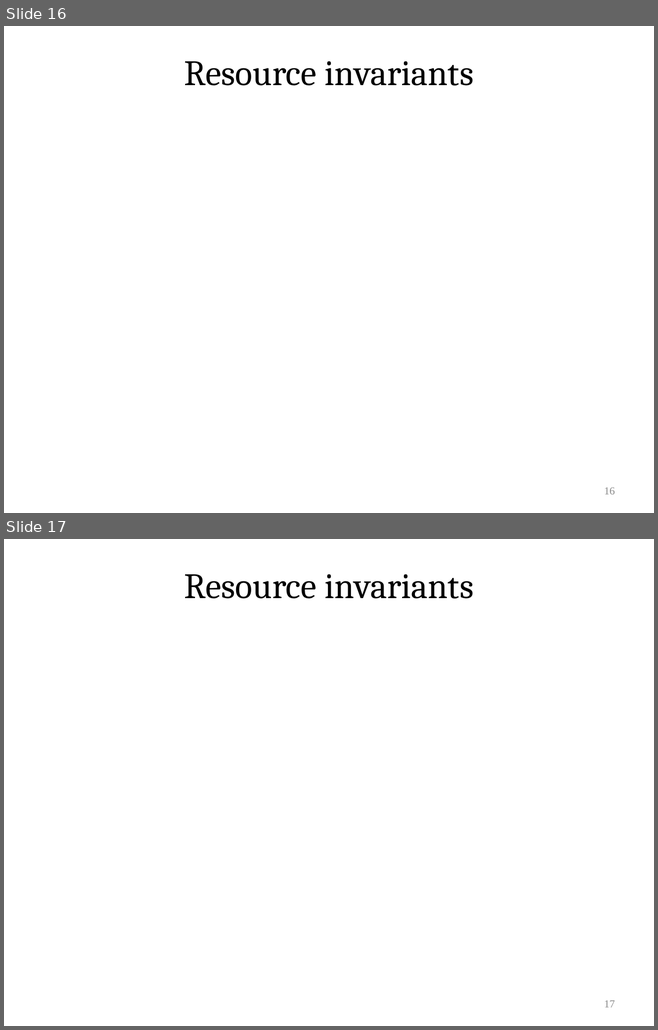
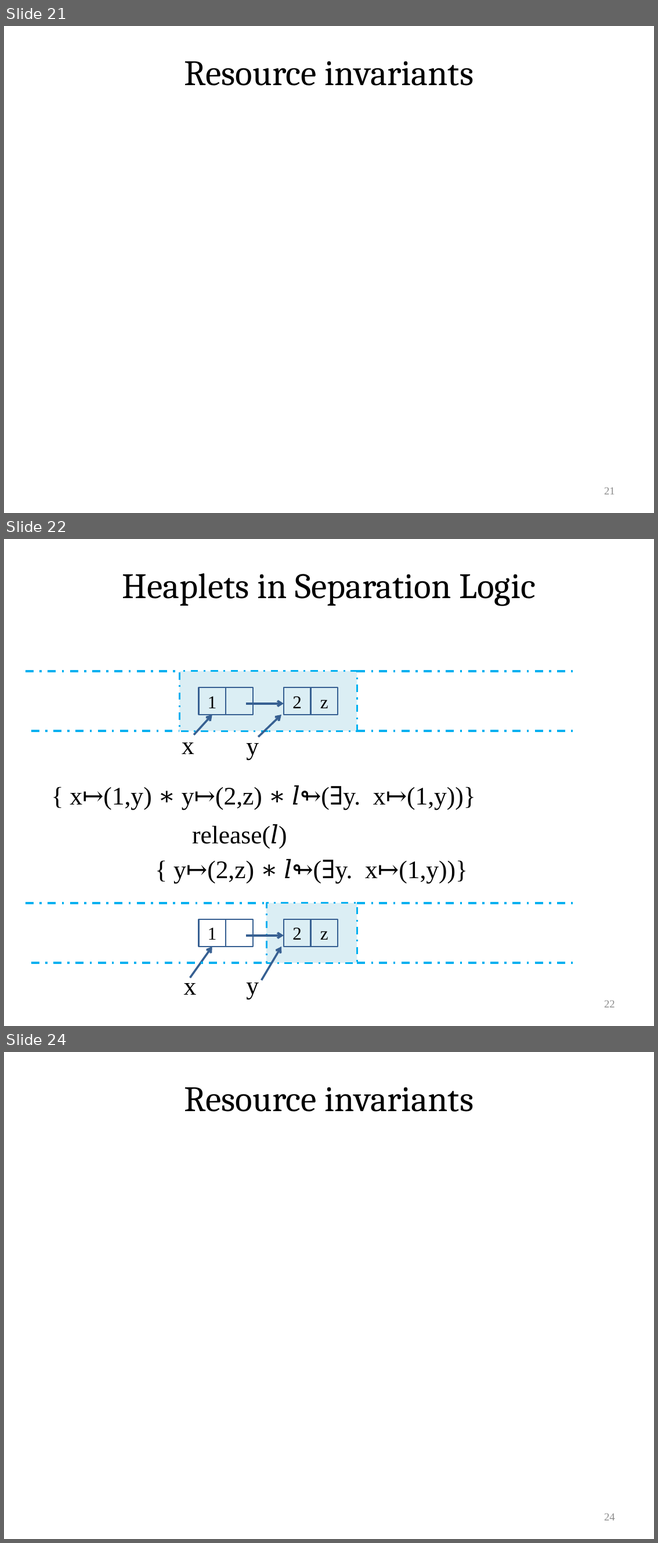
Before and after one commit to VeriNum/pardotprod, a slide deck: doc/Parallel Dot Product.pptx. Shown one above the other, each under a label of ours: slides 16 and 17 before the commit, slides 21, 22 and 24 after it; the slides between them are not shown. The pictures are 658x1030 and 658x1543 pixels, drawn with LibreOffice and Linux fonts; fonts in the diff are those of the drawing; grey boxes stand for pictures. Boxes give left, top, right and bottom in pixels: in the first picture for what was removed or moved away, otherwise in the second. Text is boxed around its words. In the diff, an @@ line names an element or a change of style, - is before the commit and + after.

```diff
--- a/doc/Parallel Dot Product.pptx
+++ b/doc/Parallel Dot Product.pptx
@@ slide 22 added at (x1=4, y1=539, x2=654, y2=1026), background #FFFFFF @@
@@ title added at (x1=122, y1=573, x2=535, y2=606), 39.6 pt, text #000000 @@
+Heaplets in Separation Logic
@@ line added from (25, 671) to (179, 671), #00B0F0 2.25 pt dashed @@
@@ rectangle added at (x1=179, y1=671, x2=357, y2=730), fill #DBEEF4, outline #00B0F0 2 pt dashed @@
@@ line added from (357, 671) to (572, 671), #00B0F0 2.25 pt dashed @@
@@ rectangle added at (x1=199, y1=687, x2=226, y2=715), outline #376092 1.5 pt, 20 pt, text #000000 @@
+1
@@ rectangle added at (x1=226, y1=687, x2=253, y2=715), outline #376092 1.5 pt @@
@@ rectangle added at (x1=284, y1=687, x2=311, y2=715), outline #376092 1.5 pt, 20 pt, text #000000 @@
+2
@@ rectangle added at (x1=311, y1=687, x2=338, y2=715), outline #376092 1.5 pt, 20 pt, text #000000 @@
+z
@@ arrow added from (246, 703) to (284, 703), #376092 2.25 pt @@
@@ arrow added from (194, 735) to (212, 714), #376092 2.25 pt @@
@@ arrow added from (258, 737) to (281, 714), #376092 2.25 pt @@
@@ line added from (31, 732) to (179, 732), #00B0F0 2.25 pt dashed @@
@@ text added at (x1=181, y1=734, x2=194, y2=754), 28 pt, text #000000 @@
+x
@@ text added at (x1=246, y1=735, x2=259, y2=760), 28 pt, text #000000 @@
+y
@@ line added from (357, 732) to (572, 732), #00B0F0 2.25 pt dashed @@
@@ text added at (x1=70, y1=785, x2=476, y2=810), 28 pt, text #000000 @@
+{ x↦(1,y) ∗ y↦(2,z) ∗ 𝑙↬(∃y. x↦(1,y))}
@@ text added at (x1=192, y1=824, x2=278, y2=849), 28 pt, text #000000 @@
+release(𝑙)
@@ group added at (x1=25, y1=859, x2=572, y2=999): 5 rectangles, 4 lines, 3 arrows, 3 texts @@
+1
+x
+2
+z
+y
+{ y↦(2,z) ∗ 𝑙↬(∃y. x↦(1,y))}
@@ page number added at (x1=604, y1=1001, x2=615, y2=1008), 12 pt, text #8C8C8C @@
+22
@@ what was slide 16 is now slide 21 @@
@@ page number at (x1=604, y1=488, x2=615, y2=495): text changed @@
-16
+21
@@ what was slide 17 is now slide 24 @@
@@ page number at (x1=604, y1=1514, x2=615, y2=1521): text changed @@
-17
+24
```
Also in this commit, not shown: 2 slides changed, 7 other slides added, 6 other files.
